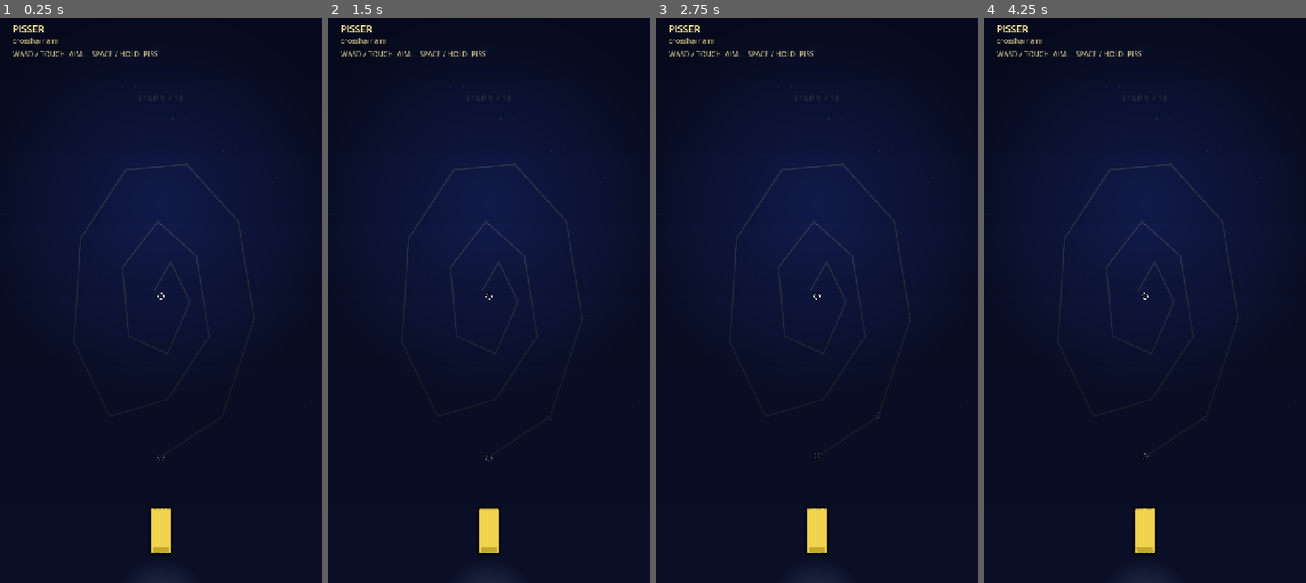
Above: before the commit, frames 1-4 (left to right).
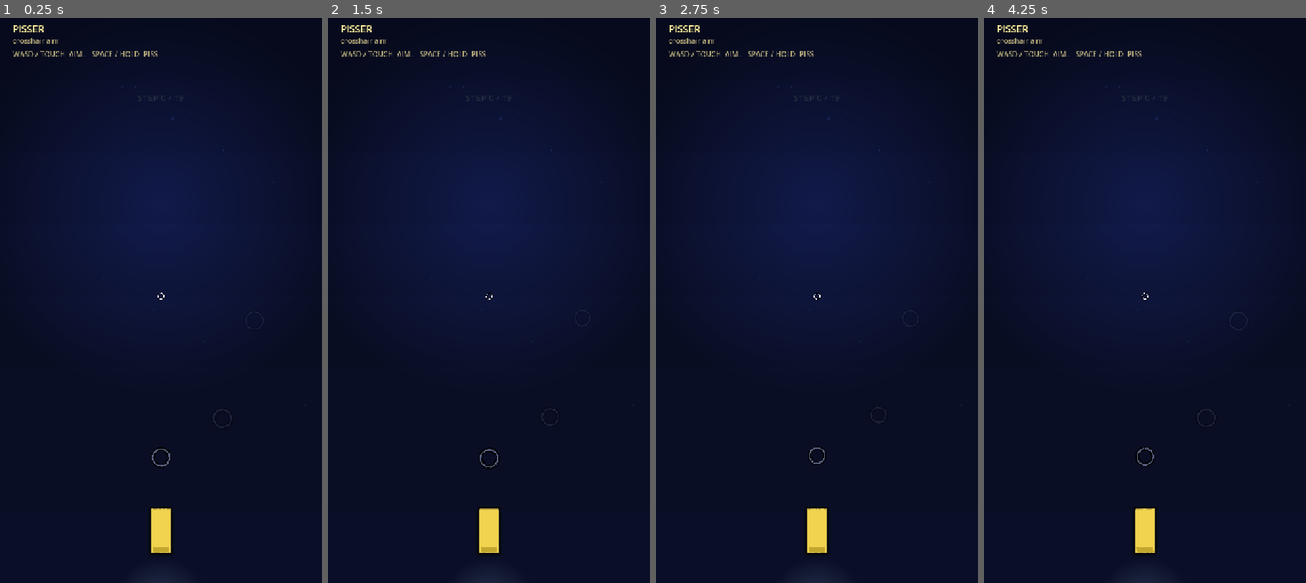
Above: after the commit, the same moments.

Repository: x3cca/girls-piss
Game: Godot game, scene res://scenes/smoke_test.tscn
The game is run twice, just before and just after one commit, with the same random seed, the same clock (stepped at 60 frames per second) and the same inputs.
Inputs (mouse positions are in pixels of both pictures, inside the frame that each line leads up to):
- Up to frame 1 (0.25 s): no input
- Up to frame 2 (1.5 s): tap Enter at 0.5, 0.6 s; move the mouse to (559, 266) at 0.52 s; hold Right 0.53-1.25 s; click (559, 266) at 0.67 s; tap Space at 0.77 s; drag from (424, 323) to (472, 413) at 1.27 s
- Up to frame 3 (2.75 s): move the mouse to (849, 170) at 2.02 s; hold Right from 2.03 s (still down); tap Backspace at 2.1 s
- Up to frame 4 (4.25 s): release Right at 2.75 s; drag from (1128, 413) to (1048, 210) at 2.77 s; move the mouse to (1241, 379) at 3.52 s; hold Left from 3.53 s (still down); hold Shift from 3.53 s (still down); tap Space at 3.77 s

The runs differ from the first frame. In frame 1, 0.4% of the frame differs, in the area x 24-79%, y 25-80%; in frame 2, 0.4%, in the area x 24-76%, y 25-80%; in frame 3, 0.3%; in frame 4, 0.4%.

Commit message:
Hide trace pattern and enlarge targets

Diff:
--- a/scenes/smoke_test.tscn
+++ b/scenes/smoke_test.tscn
@@ -32,6 +32,7 @@
 normalized_points = PackedVector2Array(0.5, 0.78, 0.69, 0.71, 0.79, 0.54, 0.74, 0.37, 0.58, 0.27, 0.39, 0.28, 0.25, 0.4, 0.23, 0.58, 0.34, 0.71, 0.52, 0.68, 0.65, 0.57, 0.61, 0.43, 0.49, 0.37, 0.38, 0.45, 0.4, 0.57, 0.52, 0.6, 0.59, 0.51, 0.53, 0.44, 0.48, 0.49)
 closed_path = false
 checkpoint_look_ahead = 3
+target_size = 144.0
 
 [node name="PissLineRecorder" parent="." unique_id=1552256490 instance=ExtResource("9_recorder")]
 
--- a/scripts/shape_trace.gd
+++ b/scripts/shape_trace.gd
@@ -19,6 +19,7 @@
 	Vector2(0.31, 0.43),
 ])
 @export var closed_path := true
+@export var show_outline := false
 ## Number of upcoming target sprites to keep visible. One means only the
 ## current checkpoint is shown as the target to hit.
 @export_range(1, 8, 1) var checkpoint_look_ahead := 1
@@ -161,7 +162,7 @@
 	if closed_path:
 		points.append(points[0])
 		segment_count = point_count
-	if point_count >= 2:
+	if show_outline and point_count >= 2:
 		draw_polyline(points, outline_color, outline_width, true)
 		for segment_index in range(segment_count):
 			var segment_completed := (
--- a/tests/unit/test_liquid_stream_scene.gd
+++ b/tests/unit/test_liquid_stream_scene.gd
@@ -12,6 +12,11 @@
 	assert_not_null(instance.get_node_or_null("InputController"))
 	assert_not_null(instance.get_node_or_null("LiquidStream"))
 	assert_not_null(instance.get_node_or_null("HUDLayer/HUD"))
+	var shape_trace := instance.get_node_or_null("ShapeTrace") as ShapeTrace
+	assert_not_null(shape_trace)
+	if shape_trace:
+		assert_false(shape_trace.show_outline)
+		assert_eq(shape_trace.target_size, 144.0)
 	var hud := instance.get_node_or_null("HUDLayer/HUD")
 	var aim_reticle := hud.get_node_or_null("AimReticle") if hud else null
 	assert_true(aim_reticle is TouchReticle)
